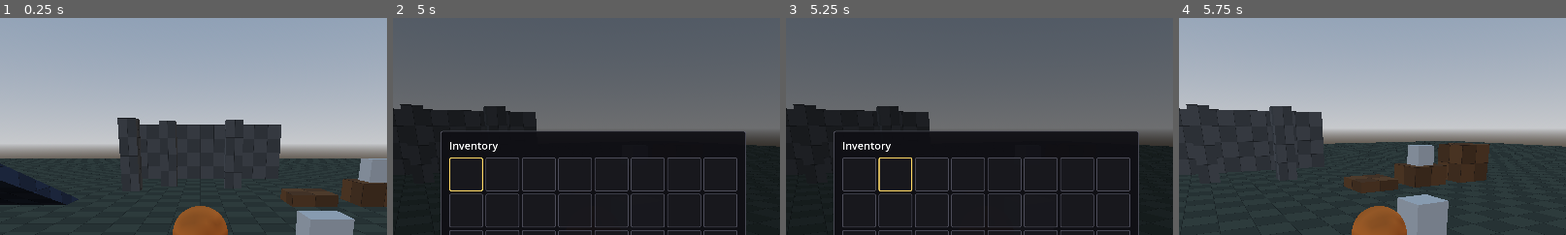
Above: before the commit, frames 1-4 (left to right).
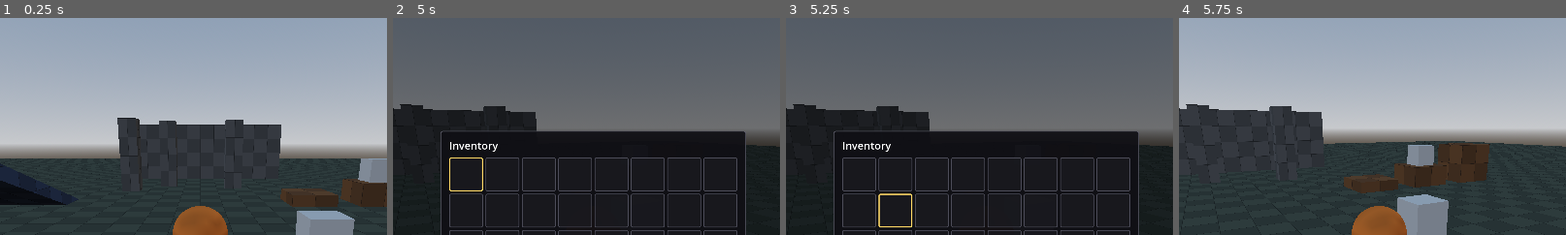
Above: after the commit, the same moments.

Repository: Hydroponicz/project-outpost
Game: Godot game, scene res://world/test_level.tscn
Same seed, same stepped clock (60 frames per second), same inputs: the game is played once before the commit and once after it.
Inputs (mouse positions are % of the whole screen's width and height, from its top left):
- Up to frame 1 (0.25 s): no input
- Up to frame 2 (5 s): tap Enter (ui_accept) at 0.5, 1.55, 2.3, 2.75, 3.05 s; move the mouse to (55, 50) at 0.52 s; hold Enter (ui_accept) 0.53-1.28 s; hold Up (menu_up, bound only after the commit) 0.53-4.25 s; click (55, 50) at 0.67 s; tap Space (jump) at 0.77, 1.52, 3.02, 3.77 s; move the mouse to (45, 50) at 1.27 s; click (45, 50) at 1.35 s; move the mouse to (52, 48) at 2.02 s; hold E (interact) 2.03-2.78 s; click (52, 48) at 2.17 s; move the mouse to (49, 52) at 2.77 s; tap Shift (sprint) at 2.85 s; click (49, 52) at 2.92 s; move the mouse to (57, 51) at 3.52 s; hold Enter (ui_accept) 3.53-4.25 s; click (57, 51) at 3.67 s; tap Tab (inventory) at 4.15 s; drag from (34, 38) to (35, 25) at 4.27 s
- Up to frame 3 (5.25 s): tap Enter (ui_accept) at 5 s; move the mouse to (38, 38) at 5.02 s; hold Down (menu_down, bound only after the commit) from 5.03 s (still down); hold Mouse wheel down (zoom_out) from 5.03 s (still down); click (38, 38) at 5.17 s
- Up to frame 4 (5.75 s): keep holding Down (menu_down, bound only after the commit); keep holding Mouse wheel down (zoom_out); tap Enter (ui_accept) at 5.3 s; tap Escape (toggle_mouse_capture) at 5.65 s
The pictures show only the part of the screen within x 24-74%, y 2-52%; the shares and areas given below are measured in that part.

Frames 1-2 are identical in both runs. In frame 3, 0.4% of the frame differs, in the area x 23-33%, y 64-97%; in frame 4, nothing differs.

Commit message:
Fix gamepad inventory: own cursor and explicit menu input actions
Stop relying on Godot's built-in UI focus navigation and default ui_*
mappings. The inventory screen now tracks the highlighted slot itself and
reads menu_left/right/up/down/accept/cancel (d-pad, left stick, arrow
keys, A/Enter, B). Mouse hover moves the same highlight.

Co-Authored-By: Claude Opus 5.5 <noreply@anthropic.com>
Claude-Session: https://claude.ai/code/session_01Dnt7QGQP5QX23Ak6sTPPQP

Diff:
--- a/project.godot
+++ b/project.godot
@@ -124,6 +124,45 @@
 , Object(InputEventJoypadButton,"device":-1,"button_index":4,"pressed":false,"script":null)
 ]
 }
+menu_left={
+"deadzone": 0.5,
+"events": [Object(InputEventKey,"device":-1,"physical_keycode":4194319,"script":null)
+, Object(InputEventJoypadButton,"device":-1,"button_index":13,"pressed":false,"script":null)
+, Object(InputEventJoypadMotion,"device":-1,"axis":0,"axis_value":-1.0,"script":null)
+]
+}
+menu_right={
+"deadzone": 0.5,
+"events": [Object(InputEventKey,"device":-1,"physical_keycode":4194321,"script":null)
+, Object(InputEventJoypadButton,"device":-1,"button_index":14,"pressed":false,"script":null)
+, Object(InputEventJoypadMotion,"device":-1,"axis":0,"axis_value":1.0,"script":null)
+]
+}
+menu_up={
+"deadzone": 0.5,
+"events": [Object(InputEventKey,"device":-1,"physical_keycode":4194320,"script":null)
+, Object(InputEventJoypadButton,"device":-1,"button_index":11,"pressed":false,"script":null)
+, Object(InputEventJoypadMotion,"device":-1,"axis":1,"axis_value":-1.0,"script":null)
+]
+}
+menu_down={
+"deadzone": 0.5,
+"events": [Object(InputEventKey,"device":-1,"physical_keycode":4194322,"script":null)
+, Object(InputEventJoypadButton,"device":-1,"button_index":12,"pressed":false,"script":null)
+, Object(InputEventJoypadMotion,"device":-1,"axis":1,"axis_value":1.0,"script":null)
+]
+}
+menu_accept={
+"deadzone": 0.5,
+"events": [Object(InputEventKey,"device":-1,"physical_keycode":4194309,"script":null)
+, Object(InputEventJoypadButton,"device":-1,"button_index":0,"pressed":false,"script":null)
+]
+}
+menu_cancel={
+"deadzone": 0.5,
+"events": [Object(InputEventJoypadButton,"device":-1,"button_index":1,"pressed":false,"script":null)
+]
+}
 toggle_mouse_capture={
 "deadzone": 0.5,
 "events": [Object(InputEventKey,"device":-1,"physical_keycode":4194305,"script":null)
--- a/ui/inventory_screen.gd
+++ b/ui/inventory_screen.gd
@@ -6,8 +6,13 @@
 ##
 ## Moving stacks:
 ##   Mouse:   press on a stack, drag, release on another slot.
-##   Gamepad: highlight a stack, press A to grab it (it rides along with the
-##            highlight), move, press A to drop. B cancels.
+##   Gamepad: move the highlight (d-pad / left stick / arrow keys), press A
+##            (or Enter) to grab a stack; it rides along with the highlight.
+##            Press A again to drop it, B to put it back.
+##
+## The screen tracks the highlighted slot itself ("_cursor") and reads its
+## own menu_* input actions, so it doesn't depend on Godot's built-in UI
+## focus navigation.
 
 @export var player: Player
 @export var inventory: Inventory
@@ -15,6 +20,8 @@
 var is_open: bool = false
 
 var _slots: Array[InventorySlot] = []
+## Index of the highlighted slot.
+var _cursor: int = 0
 ## Slot index of the stack grabbed with A/Enter, or -1 when not holding one.
 var _held_from: int = -1
 
@@ -29,7 +36,7 @@
 		var slot := InventorySlot.new()
 		slot.index = i
 		slot.inventory = inventory
-		slot.accepted.connect(_on_slot_accepted)
+		slot.hovered.connect(_on_slot_hovered)
 		slot.dropped.connect(_on_slot_dropped)
 		_grid.add_child(slot)
 		_slots.append(slot)
@@ -50,22 +57,28 @@
 	if not is_open:
 		return
 
-	if event.is_action_pressed("ui_cancel") or event.is_action_pressed("toggle_mouse_capture"):
+	var handled := true
+	if event.is_action_pressed("menu_cancel") or event.is_action_pressed("toggle_mouse_capture"):
 		if _held_from != -1:
 			_held_from = -1  # First press just puts the held stack back.
 			_refresh()
 		else:
 			close()
+	elif event.is_action_pressed("menu_accept"):
+		_grab_or_drop(_cursor)
+	elif event.is_action_pressed("menu_left"):
+		_move_cursor(-1, 0)
+	elif event.is_action_pressed("menu_right"):
+		_move_cursor(1, 0)
+	elif event.is_action_pressed("menu_up"):
+		_move_cursor(0, -1)
+	elif event.is_action_pressed("menu_down"):
+		_move_cursor(0, 1)
+	else:
+		handled = false
+
+	if handled:
 		get_viewport().set_input_as_handled()
-
-
-func _process(_delta: float) -> void:
-	if not is_open or _held_from == -1:
-		return
-	# The held stack floats just above whichever slot is highlighted.
-	var focused := get_viewport().gui_get_focus_owner() as Control
-	if focused != null:
-		_held_label.position = focused.global_position + Vector2(0, -_held_label.size.y)
 
 
 func open() -> void:
@@ -75,19 +88,27 @@
 	player.set_controls_enabled(false)
 	Input.mouse_mode = Input.MOUSE_MODE_VISIBLE
 	_refresh()
-	_slots[0].grab_focus.call_deferred()  # Gamepad users start on the first slot.
 
 
 func close() -> void:
 	is_open = false
 	visible = false
 	_held_from = -1
-	get_viewport().gui_release_focus()
 	player.set_controls_enabled(true)
 	Input.mouse_mode = Input.MOUSE_MODE_CAPTURED
 
 
-func _on_slot_accepted(index: int) -> void:
+## Moves the highlight by whole columns/rows, stopping at the grid edges.
+func _move_cursor(dx: int, dy: int) -> void:
+	var columns := _grid.columns
+	var rows := ceili(float(_slots.size()) / columns)
+	var col := clampi(_cursor % columns + dx, 0, columns - 1)
+	var row := clampi(floori(float(_cursor) / columns) + dy, 0, rows - 1)
+	_cursor = mini(row * columns + col, _slots.size() - 1)
+	_refresh()
+
+
+func _grab_or_drop(index: int) -> void:
 	if _held_from == -1:
 		if inventory.get_slot(index) != null:
 			_held_from = index  # Grab.
@@ -99,8 +120,14 @@
 		_refresh()
 
 
+func _on_slot_hovered(index: int) -> void:
+	_cursor = index
+	_refresh()
+
+
 func _on_slot_dropped(from_index: int, to_index: int) -> void:
 	_held_from = -1
+	_cursor = to_index
 	inventory.move_stack(from_index, to_index)
 	_refresh()
 
@@ -112,6 +139,7 @@
 
 	for i in _slots.size():
 		_slots[i].show_stack(inventory.get_slot(i), i == _held_from)
+		_slots[i].set_highlighted(i == _cursor)
 
 	var weight := inventory.get_total_weight()
 	_weight_label.text = "Weight  %d / %d" % [roundi(weight), roundi(inventory.max_weight)]
@@ -121,3 +149,11 @@
 	if _held_from != -1:
 		_held_label.text = InventorySlot.get_stack_text(inventory.get_slot(_held_from)).replace("\n", " ×")
 		_held_label.reset_size()
+		_update_held_label_position.call_deferred()
+
+
+## Floats the held stack's name just above the highlighted slot.
+## Deferred so the grid has finished laying out the first time it opens.
+func _update_held_label_position() -> void:
+	var slot := _slots[_cursor]
+	_held_label.position = slot.global_position + Vector2(0, -_held_label.size.y)
--- a/ui/inventory_slot.gd
+++ b/ui/inventory_slot.gd
@@ -1,15 +1,13 @@
 class_name InventorySlot
 extends PanelContainer
-## One square in the inventory grid.
+## One square in the inventory grid. Only draws itself and reports the mouse;
+## the inventory screen decides which slot is highlighted.
 ##
 ## Mouse: drag a slot onto another slot (Godot's built-in drag and drop).
-## Gamepad/keyboard: the highlighted slot has "focus". Moving the stick or
-## d-pad moves focus between slots (Godot does this automatically), and
-## pressing accept (A / Enter) tells the screen to grab or drop.
-## Hovering with the mouse also moves the highlight, so both work the same.
+## Gamepad/keyboard: handled by the screen (ui/inventory_screen.gd).
 
-## Accept (A / Enter) was pressed on this slot.
-signal accepted(index: int)
+## The mouse moved onto this slot.
+signal hovered(index: int)
 ## A stack was dragged from slot "from_index" and dropped on this one.
 signal dropped(from_index: int, to_index: int)
 
@@ -20,21 +18,21 @@
 
 var _label := Label.new()
 var _style_normal := StyleBoxFlat.new()
-var _style_focused := StyleBoxFlat.new()
+var _style_highlighted := StyleBoxFlat.new()
 
 
 func _init() -> void:
 	custom_minimum_size = SIZE
-	focus_mode = Control.FOCUS_ALL
+	focus_mode = Control.FOCUS_NONE  # The screen handles navigation itself.
 	mouse_filter = Control.MOUSE_FILTER_STOP
 
 	_style_normal.bg_color = Color(0.1, 0.1, 0.12, 0.85)
 	_style_normal.set_border_width_all(2)
 	_style_normal.border_color = Color(0.3, 0.3, 0.35)
 	_style_normal.set_corner_radius_all(4)
-	_style_focused = _style_normal.duplicate() as StyleBoxFlat
-	_style_focused.border_color = Color(1.0, 0.85, 0.4)
-	_style_focused.set_border_width_all(3)
+	_style_highlighted = _style_normal.duplicate() as StyleBoxFlat
+	_style_highlighted.border_color = Color(1.0, 0.85, 0.4)
+	_style_highlighted.set_border_width_all(3)
 	add_theme_stylebox_override("panel", _style_normal)
 
 	_label.horizontal_alignment = HORIZONTAL_ALIGNMENT_CENTER
@@ -43,9 +41,7 @@
 	_label.mouse_filter = Control.MOUSE_FILTER_IGNORE
 	add_child(_label)
 
-	focus_entered.connect(_on_focus_entered)
-	focus_exited.connect(_on_focus_exited)
-	mouse_entered.connect(grab_focus)
+	mouse_entered.connect(_on_mouse_entered)
 
 
 ## Shows a stack (or nothing). "dimmed" marks the slot a held stack came from.
@@ -54,16 +50,18 @@
 	modulate.a = 0.35 if dimmed else 1.0
 
 
+func set_highlighted(highlighted: bool) -> void:
+	add_theme_stylebox_override("panel", _style_highlighted if highlighted else _style_normal)
+
+
 static func get_stack_text(stack: ItemStack) -> String:
 	if stack == null:
 		return ""
 	return "%s\n%d" % [stack.item.display_name, stack.amount]
 
 
-func _gui_input(event: InputEvent) -> void:
-	if event.is_action_pressed("ui_accept"):
-		accepted.emit(index)
-		accept_event()
+func _on_mouse_entered() -> void:
+	hovered.emit(index)
 
 
 # --- Mouse drag and drop (Godot calls these automatically) ---
@@ -87,11 +85,3 @@
 
 func _drop_data(_at_position: Vector2, data: Variant) -> void:
 	dropped.emit(data["inventory_from"], index)
-
-
-func _on_focus_entered() -> void:
-	add_theme_stylebox_override("panel", _style_focused)
-
-
-func _on_focus_exited() -> void:
-	add_theme_stylebox_override("panel", _style_normal)
